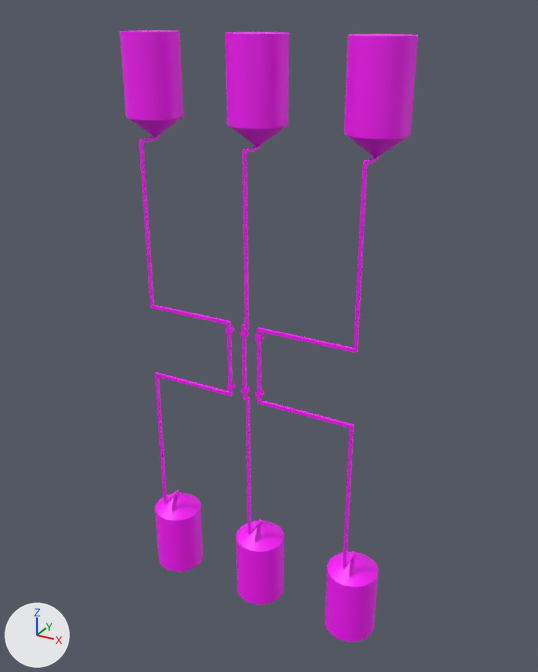
Before and after pictures for a commit that changed the glTF model src/openmfd/visualizer/demo_device/void_control.glb.
The view is the same before and after, from a camera (50 mm lens) standing at (11.93, -13.29, 12.54) and looking at (5.21, -1.07, 6.43). The axes (+X, +Y, +Z) are drawn at lower left. The lights are the same throughout. Where no turn or scale is listed for an object, it has been applied to the vertices.

The first picture shows 'geometry_0'.
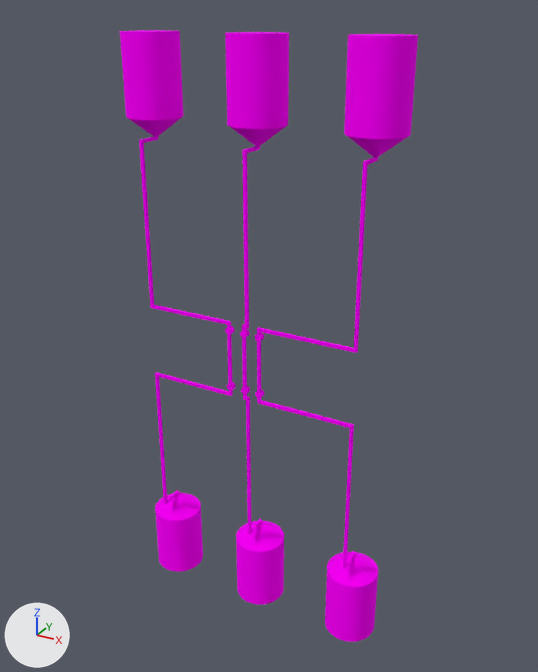
Boxes [x1, y1, x2, y2] around the edits, measured in the pictures (538 x 672 px):
part 1 of me_geometry_0, built on
    before: [139, 140, 368, 569]
    after: [141, 137, 378, 569]
part 2 of me_geometry_0, recoloured
    both: [120, 30, 418, 642]

Edits to the bpy script that builds the scene:
```text
Add mat_material_0:
    mat_material_0 = bpy.data.materials.new('Material_0')
    # nodes: BsdfPrincipled, Mix, OutputMaterial, VertexColor
    # colours: pink #ff00ff
Change me_geometry_0:
    used by ob_geometry_0; location = (0.0, 0.0, 0.0)
    remove me_geometry_0.from_pydata(...)  # 1461 vertices, 2910 faces; spans x 2.28..7.93, y -1.85..-0.75, z 0.0..12.16
    add me_geometry_0.from_pydata(...)  # 1507 vertices, 3002 faces; spans x 2.28..7.93, y -1.85..-0.75, z 0.0..12.16
    me_geometry_0 part 1: 4 vertices moved within x 4.77..5.02, y -1.69, z 5.48..6.63; 24 vertices removed from x 2.8..7.42, y -1.8..-1.74, z 1.96..10.2; 70 vertices added at x 2.8..7.42, y -1.8..-1.33, z 1.9..10.26
    me_geometry_0 part 2: 2593 faces spanning x 2.28..7.93, y -1.85..-0.75, z 0.0..12.16 switch from mat_defaultmaterial to mat_material_0
```
